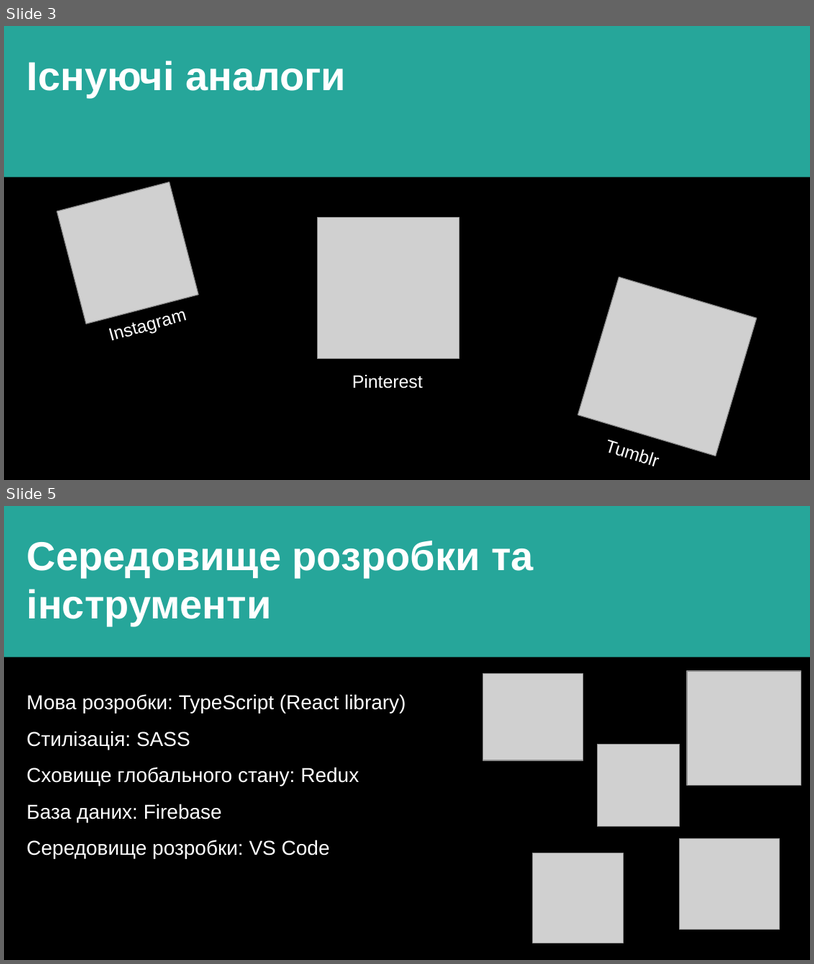
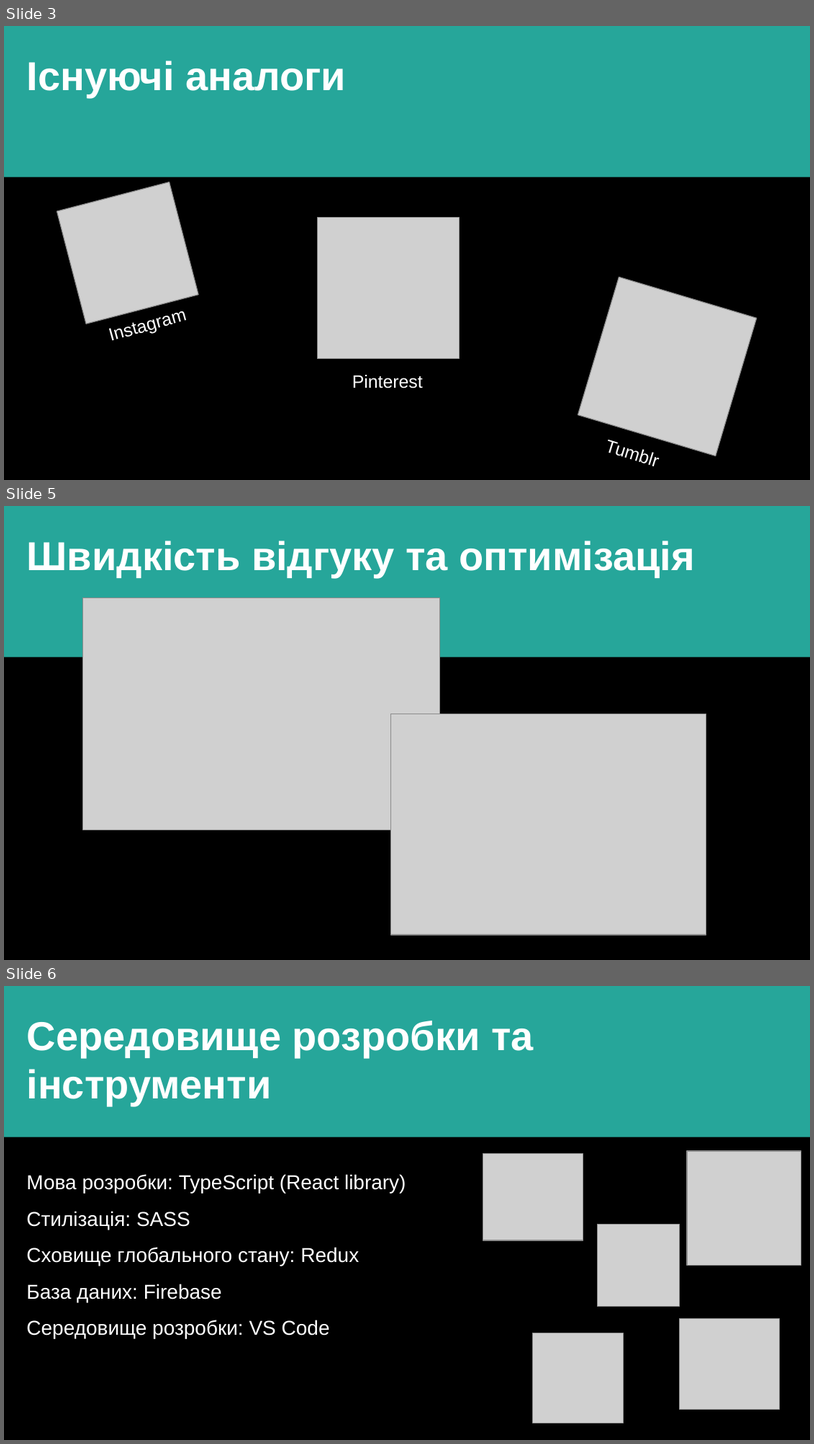
Before and after one commit to ST0n1K-dev/photogram, a slide deck: Презентація.pptx. Shown one above the other, each under a label of ours: slides 3 and 5 before the commit, slides 3, 5 and 6 after it; the slides between them are not shown. The pictures are 814x964 and 814x1444 pixels, drawn with LibreOffice and Linux fonts; fonts in the diff are those of the drawing; grey boxes stand for pictures. Boxes give left, top, right and bottom in pixels: in the first picture for what was removed or moved away, otherwise in the second. Text is boxed around its words. In the diff, an @@ line names an element or a change of style, - is before the commit and + after.

```diff
--- a/Презентація.pptx
+++ b/Презентація.pptx
@@ slide 5 added at <box>4,506,810,960</box>, background #000000; not listed: 2 template elements that a slide beside it also shows @@
@@ text added at <box>27,541,695,577</box>, 36 pt, text #FFFFFF, bold @@
+Швидкість відгуку та оптимізація
@@ picture added at <box>83,598,440,830</box> @@
@@ picture added at <box>391,714,707,934</box> @@
@@ text added at <box>59,818,98,830</box>, 14 pt, text #000000 @@
+ntrcfn
@@ what was slide 5 is now slide 6 @@
```
Also in this commit, not shown: 1 slide changed, 3 other files.
